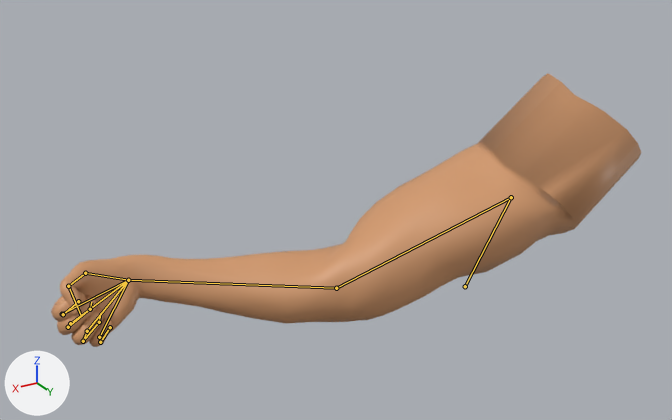
The FBX model Testing/Assets/Models/fist.fbx, before and after one commit.
One viewpoint serves both versions: a 50 mm camera at (2.67, 3.18, 2.17) aimed at (0.17, -0.98, 0.09). Every picture has the same lights, and +X, +Y and +Z are marked at lower left. Both versions are drawn at frame 733 of the action 'Right Hand|Right'; the numbers are the values there. The bones that bend it are drawn over the model as lines.

Objects in the first picture: 'Right Arm'.
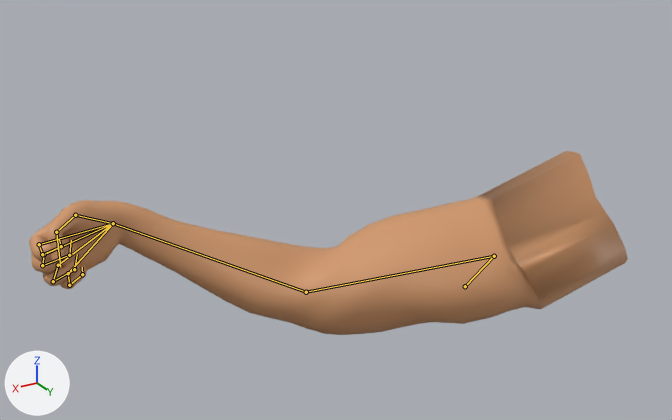
Where the change shows, as pixel boxes (x1, y1, x2, y2) in the pictures (672 x 420 px):
'Right Arm', posed (32% shorter): before (51, 74, 641, 347); after (29, 151, 628, 335)
bone 'Right Bone', root to tip: before (465, 286) to (511, 197); after (465, 286) to (494, 256)
bone 'Bone.002', root to tip: before (511, 197) to (336, 288); after (494, 256) to (306, 292)

The change in detail:
Bone 'Right Bone' (bone_right_bone) turns from (38, 0, 1) to (44, -27, 1) degrees about its own x, y and z.
Bone 'Bone.002' (bone_bone_002) turns from (45, -2, 97) to (84, -27, 53) degrees about its own x, y and z.
